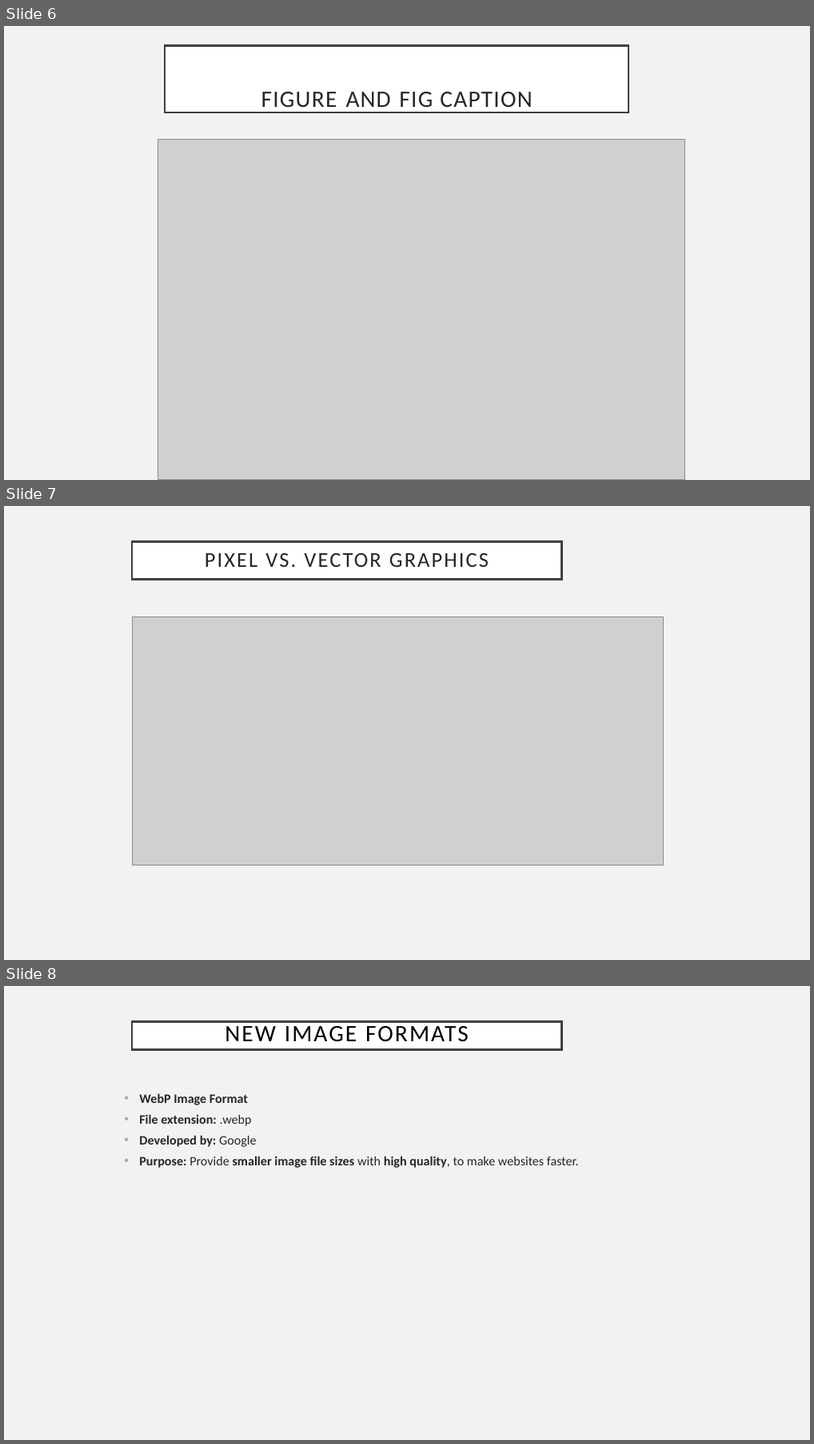
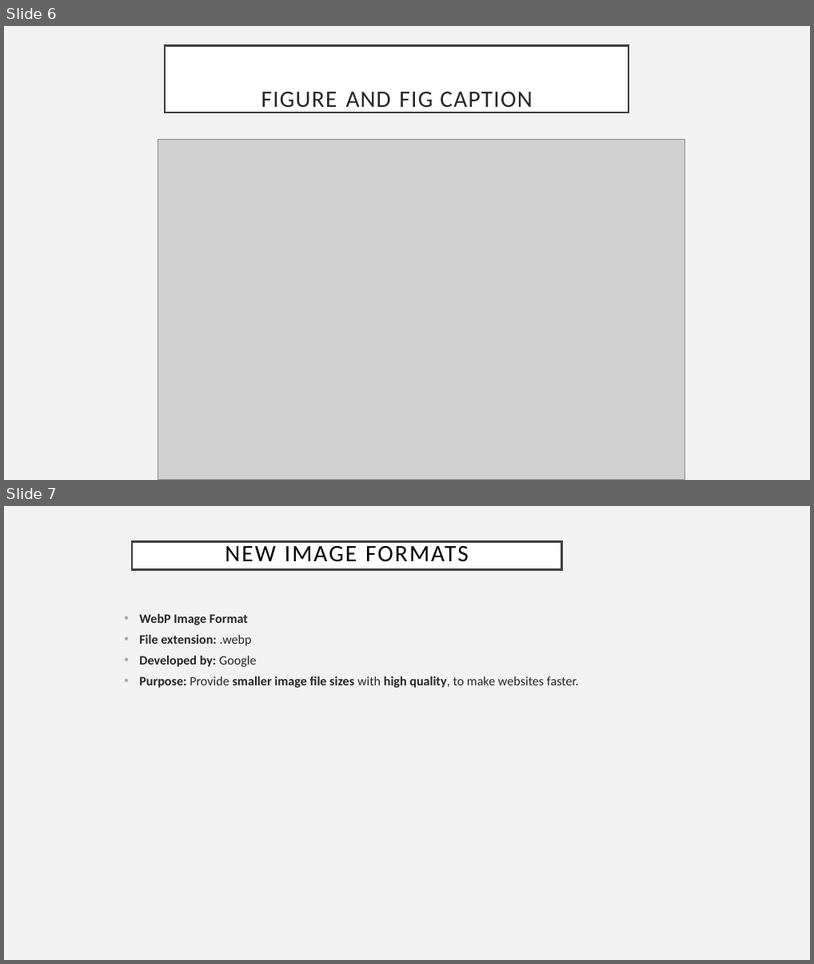
Before and after one commit to xiaoleibi/MMDPPT26, a slide deck: Uge39repe.pptx. Shown one above the other, each under a label of ours: slides 6, 7 and 8 before the commit, slides 6 and 7 after it. The pictures are 814x1444 and 814x964 pixels, drawn with LibreOffice and Linux fonts; fonts in the diff are those of the drawing; grey boxes stand for pictures. Boxes give left, top, right and bottom in pixels: in the first picture for what was removed or moved away, otherwise in the second. Text is boxed around its words. In the diff, an @@ line names an element or a change of style, - is before the commit and + after.

```diff
--- a/Uge39repe.pptx
+++ b/Uge39repe.pptx
@@ slide 7 removed at bbox=[4, 506, 810, 960], background #F2F2F2 @@
@@ title removed at bbox=[132, 542, 562, 580] @@
-PIXEL VS. VECTOR GRAPHICS
@@ picture removed at bbox=[132, 616, 664, 864] @@
@@ what was slide 8 is now slide 7 @@
```
Also in this commit, not shown: 2 other files.
